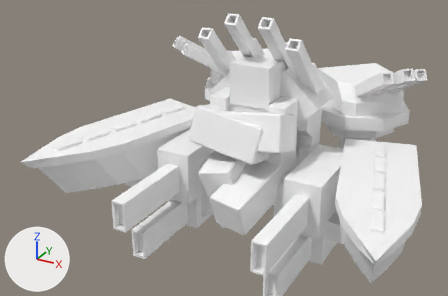
What one commit did to the COLLADA model Objects3d/admiral.dae.
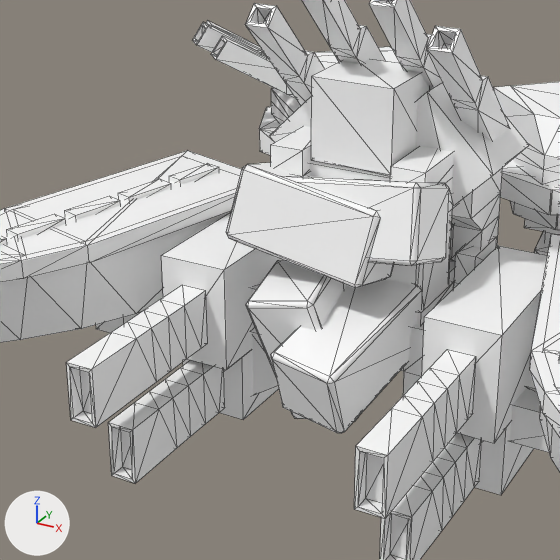
Each version appears first whole from a 50 mm camera at (87.7, -183.6, 122.6) aimed at (-9.9, -6.2, 33.9), and next in a close-up on the part from 18% to 78% of the width and 9% to 100% of the height. Arrows for +X, +Y and +Z are at lower left; the lights stay in place. The close-ups show mesh edges as thin lines. Where no turn or scale is listed for an object, it has been applied to the vertices.

In view in the first close-up: 'body', 'head', 'larm', 'lleg', 'rarm', 'rleg'.
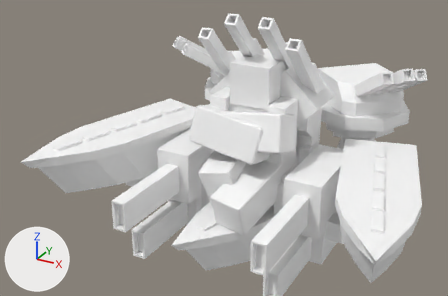
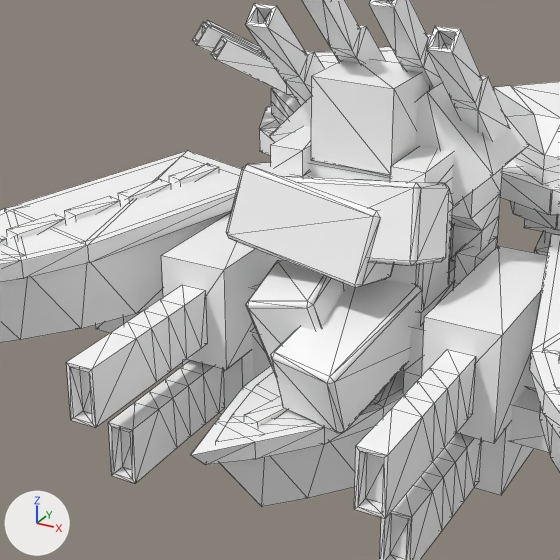
The change, as a list of edits to the scene's bpy script:
```text
Add me_dummy_050:
    me_dummy_050.from_pydata(...)  # 90 vertices, 152 faces; spans x -13.0..22.1, y -34.4..41.9, z -14.5..3.6
    me_dummy_050.materials.append(mat_spring)  # white #ffffff
Add ob_spawn:
    ob_spawn = bpy.data.objects.new('spawn', me_dummy_050)
    ob_spawn.location = (0.0, -8.2, 11.2)
```

Where the change shows, as pixel boxes (x1, y1, x2, y2) in the close-ups (560 x 560 px):
'spawn', added
    after: (191, 366, 406, 507)
